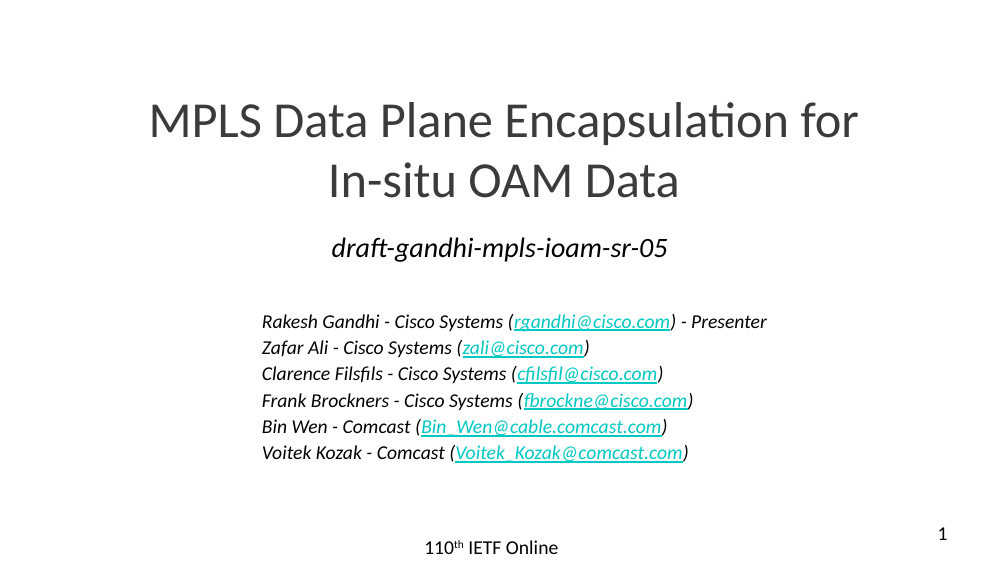
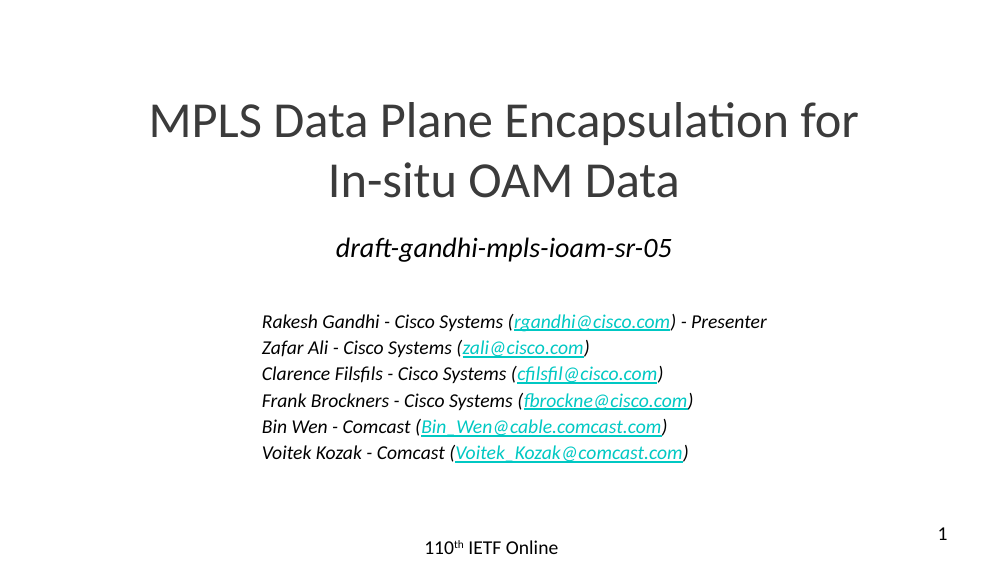
Before and after one commit to rakgandhi/ietf-slides, a slide deck: slide 1 of draft-gandhi-mpls-ioam-sr-05.pptx. Drawn at 1008x567 pixels with LibreOffice and Linux fonts; fonts in the diff are those of the drawing. Boxes give left, top, right and bottom in pixels: in the first picture for what was removed or moved away, otherwise in the second. Text is boxed around its words. In the diff, an @@ line names an element or a change of style, - is before the commit and + after.

```diff
--- a/draft-gandhi-mpls-ioam-sr-05.pptx
+++ b/draft-gandhi-mpls-ioam-sr-05.pptx
@@ subtitle "draft-gandhi-mpls-ioam-sr-05" moved from (x1=332, y1=237, x2=668, y2=262) to (x1=336, y1=237, x2=672, y2=262) @@
```
Also in this commit, not shown: 7 other slides changed, 1 other file.
